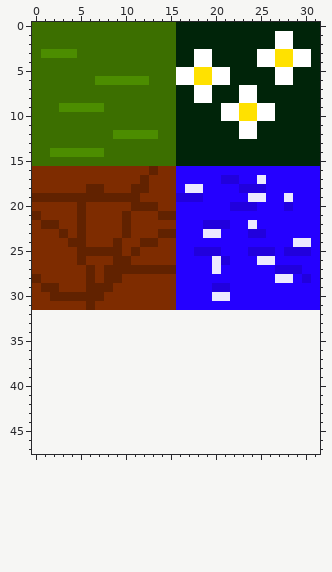
Two states of a pixel-art sprite, src/assets/test/WorstSpriteSheetEver.png. Above, as it was before the edit.
The file is 32x32 pixels. The old version is drawn lined up with the new one, on the new canvas.
The same view after the edit:
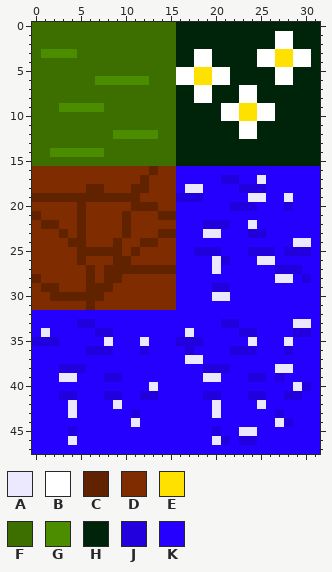
Palette (. is transparent): A #ece9ff  B #ffffff  C #612200  D #7e2c00  E #ffe100  F #3c6f00  G #4c8d00  H #002409  J #2100dd  K #2500ff
The exact change:
{"change": "canvas 32x32 -> 32x48"}
{"y":32,"x":0,"old":"................................","new":"KKKKKKKKKKKKKKKKKKKKKKKKKKKKKKKK"}
{"y":33,"x":0,"old":"................................","new":"KKKKKJJKKKKKKKKKKKKKKJJKKKKKKAAK"}
{"y":34,"x":0,"old":"................................","new":"KAKKKKKJJKKKKKKKKAKKKKKJJKKKKJJK"}
{"y":35,"x":0,"old":"................................","new":"JJJKKKKKAKKKAKKKJJJKKKKKAKKKAKKK"}
{"y":36,"x":0,"old":"................................","new":"KKKKKKJJJKKKJKKKKJKKKKJJJKKKJKKK"}
{"y":37,"x":0,"old":"................................","new":"KKKKKKKKKKKKKKKKKAAKKKKKKKKKKKKK"}
{"y":38,"x":0,"old":"................................","new":"KKKJJJKKKKKKKKKKKKKJJJKKKKKAAKKK"}
{"y":39,"x":0,"old":"................................","new":"KKKAAKKKJJKKKKKKKKKAAKKKJJKJKKKK"}
{"y":40,"x":0,"old":"................................","new":"KKKKKKKKKKKKKAKKKKKKKKKKKKKKKAJK"}
{"y":41,"x":0,"old":"................................","new":"KKKJJKKKJJKKJJKKKKKJJKKKJJKKJJKK"}
{"y":42,"x":0,"old":"................................","new":"KKKKAKKKKAKKKKKKKKKKAKKKKAKKKKKK"}
{"y":43,"x":0,"old":"................................","new":"KKKKAKKKKKKJKKKKKKKKAKKKKKKJKKKK"}
{"y":44,"x":0,"old":"................................","new":"KKKKKKKKKKKAKKKKKKKKKKKKKKKAJKKK"}
{"y":45,"x":0,"old":"................................","new":"KKKKJKKKKKKKKKKKKKKKJKKAAKKKKKKK"}
{"y":46,"x":0,"old":"................................","new":"KKKKAKKKKKKKKKKKKKKKAJKJJKKKKKKK"}
{"y":47,"x":0,"old":"................................","new":"KKKKKKKKKKKKKKKKKKKKKKKKKKKKKKKK"}
{"label":"added","picture_box":[32,310,320,454]}
